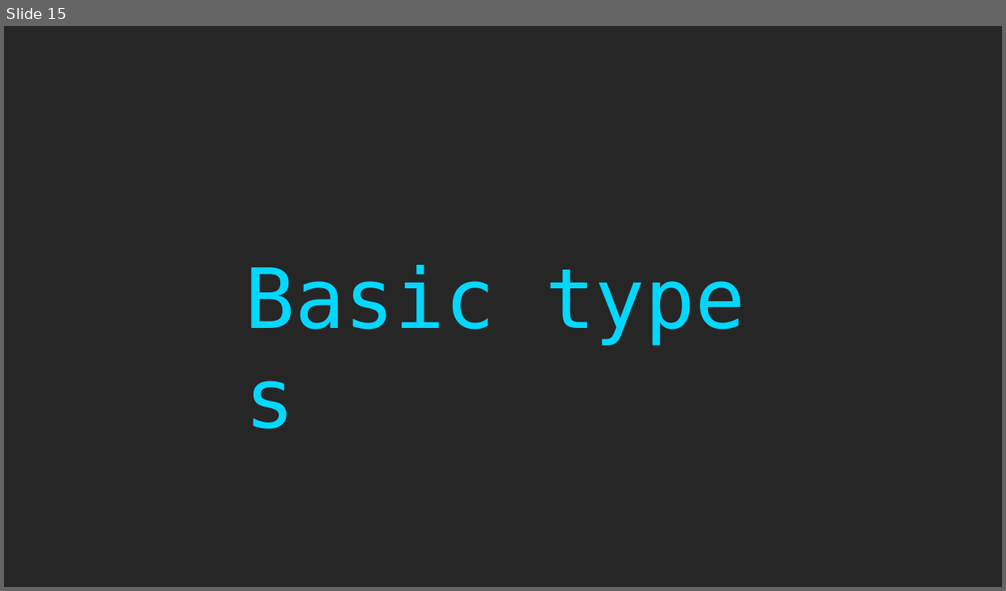
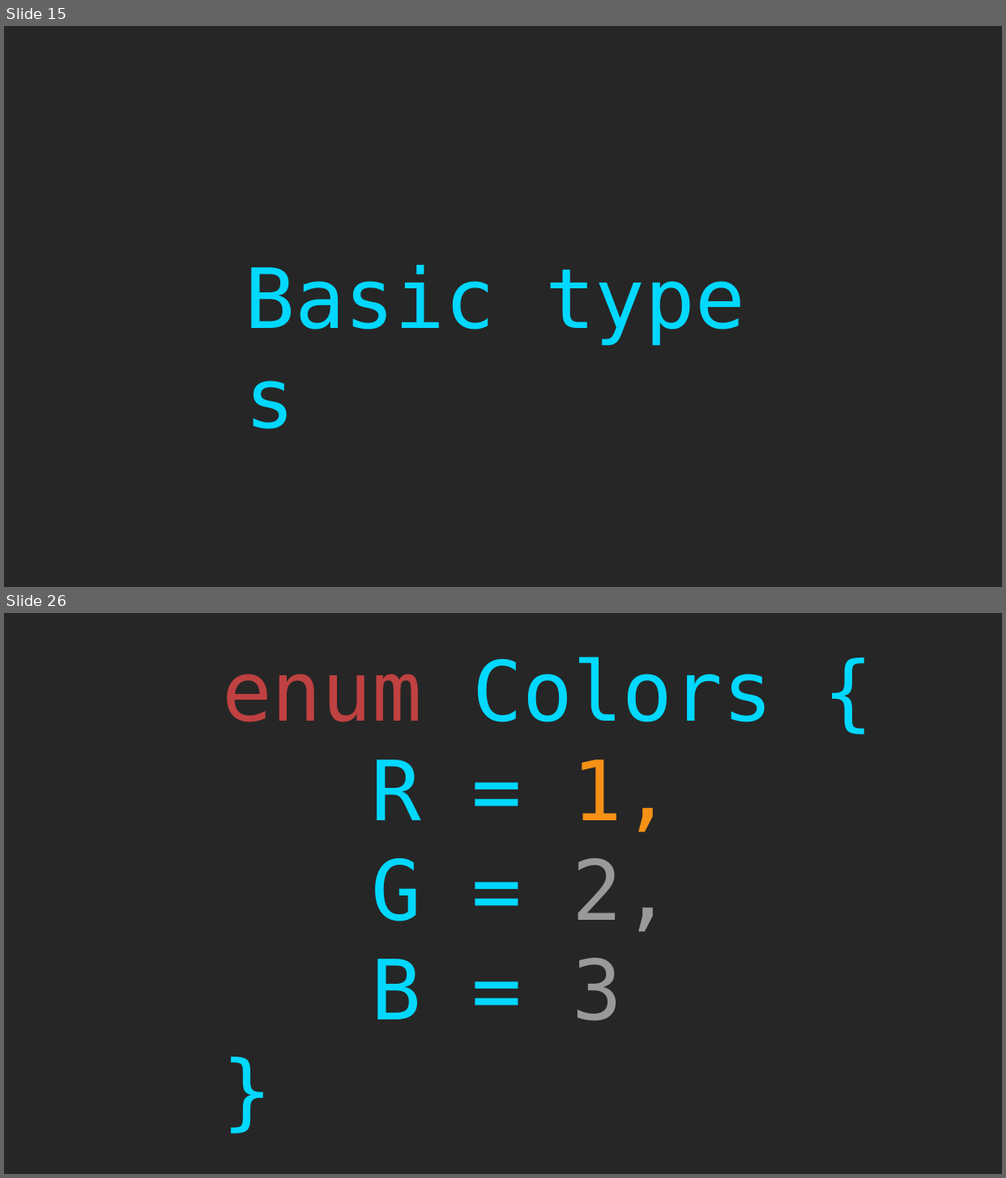
Before and after one commit to rkhaimov/ts-course, a slide deck: Course.pptx. Shown one above the other, each under a label of ours: slide 15 before the commit, slides 15 and 26 after it; the slides between them are not shown. The pictures are 1006x591 and 1006x1178 pixels, drawn with LibreOffice and Linux fonts; fonts in the diff are those of the drawing. Boxes give left, top, right and bottom in pixels: in the first picture for what was removed or moved away, otherwise in the second. Text is boxed around its words. In the diff, an @@ line names an element or a change of style, - is before the commit and + after.

```diff
--- a/Course.pptx
+++ b/Course.pptx
@@ slide 26 added at <box>4,613,1002,1174</box>, background #262626 @@
@@ text added at <box>222,657,773,1021</box>, 80 pt, text #00D8FF @@
+enum Colors {
+R = 1,
+G = 2,
+B = 3
+}
```
Also in this commit, not shown: 1 slide changed, 43 other slides added.
